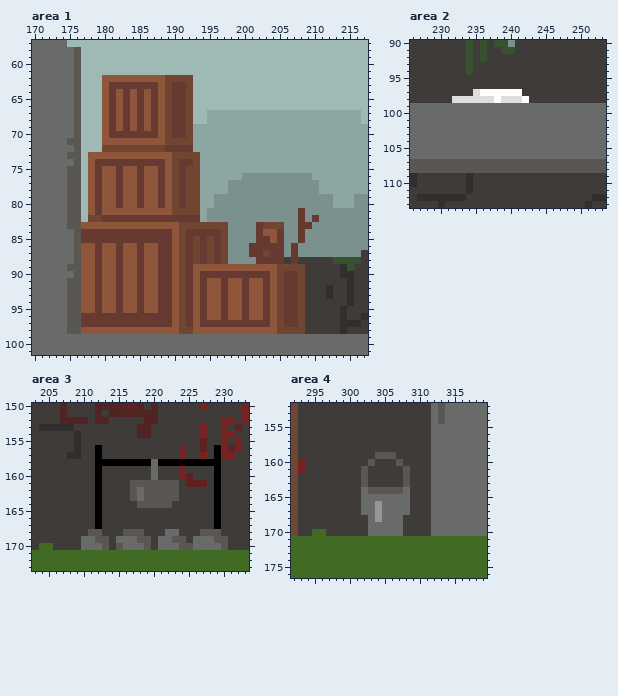
Two states of a pixel-art file, art/building.aseprite. This is how it looked before the edit.
320x200 pixels, 1 frame. Colours within 5 levels of each other are drawn and written as one. Shown: area 1: x 170..217, y 57..101; area 2: x 226..253, y 90..113; area 3: x 203..233, y 150..173; area 4: x 292..319, y 152..176. The commit also changed other parts of the picture, which this record leaves out.
New version:
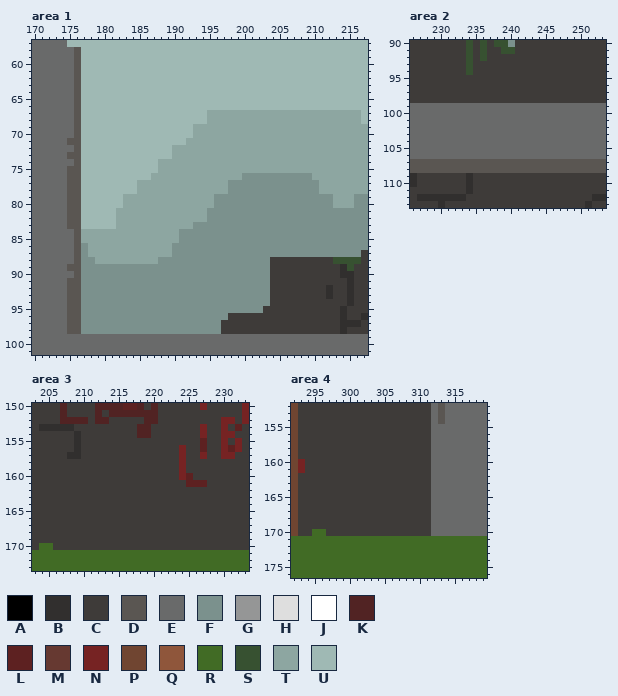
Palette (. is transparent): A #000000  B #312f2e  C #3e3b39  D #5a5652  E #696a6a  F #7b918d  G #959696  H #dedede  J #ffffff  K #512323  L #5d2121  M #663931  N #762323  P #704531  Q #8f563b  R #416b25  S #375131  T #8da6a1  U #9fb9b4
The edit:
layer "building/boxes" now hidden
layer "fireplace" now hidden
layer "objects/ripped cloth" now hidden
layer "objects/wood" now hidden
layer "objects/bucket" now hidden
Area 1:
y 62: x 180..192 QQQQQQQQQPPPP -> UUUUUUUUUUUUU
y 63: x 180..192 QMMMMMMMQPMMP -> UUUUUUUUUUUUU
y 64..69: x 180..192 QMQMQMQMQPMMP -> UUUUUUUUUUUUU
y 70: x 180..192 QMMMMMMMQPMMP -> UUUUUUUUUUUUU
y 71: x 180..192 QQQQQQQQQPPPP -> UUUUUUUUUUUUT
y 72: x 180..192 PPPPPPPPPMMMM -> UUUUUUUUUUTTT
y 73: x 178..193 QQQQQQQQQQQQPPPP -> UUUUUUUUUUUUTTTT
y 74: x 178..193 QMMMMMMMMMMQPMMP -> UUUUUUUUUUTTTTTT
y 75: x 178..193 QMQQMQQMQQMQPMPP -> UUUUUUUUUUTTTTTT
y 76: x 178..193 QMQQMQQMQQMQPMPP -> UUUUUUUUUTTTTTTT
y 77..78: x 178..193 QMQQMQQMQQMQPMPP -> UUUUUUUTTTTTTTTT
y 79..80: x 178..193 QMQQMQQMQQMQPMPP -> UUUUUTTTTTTTTTTT
y 81: x 178..193 QMQQQQQQQQQQPPPP -> UUUUTTTTTTTTTTTT; x 208 M -> F
y 82: x 178..193 PPMMMMMMMMMMMMMM -> UUUUTTTTTTTTTTTT; x 208 M -> F; x 210 M -> F
y 83: x 177..197 QQQQQQQQQQQQQQPPPPPPP -> UUUUUTTTTTTTTTTTFFFFF; x 202..205 MPPP -> FFFF; x 208..209 MM -> FF
y 84: x 177..197 MMMMMMMMMMMMMQPMMMMMP -> TTTTTTTTTTTTTTFFFFFFF; x 202..205 MQQM -> FFFF; x 208 M -> F
y 85: x 177..197 MMMMMMMMMMMMMQPMPMPMP -> TTTTTTTTTTTTTTFFFFFFF; x 202..205 MMQM -> FFFF; x 208 M -> F
y 86: x 177..197 QQMQQMQQMQQMMQPMPMPMP -> FTTTTTTTTTTTTFFFFFFFF; x 201..205 MMMMM -> FFFFF; x 207 M -> F
y 87: x 177..197 QQMQQMQQMQQMMQPMPMPMP -> FTTTTTTTTTTTTFFFFFFFF; x 201..205 MMPMM -> FFFFF; x 207 M -> F
y 88: x 177..197 QQMQQMQQMQQMMQPMPMPMP -> FFTTTTTTTTTFFFFFFFFFF; x 202..205 MMMM -> FFCC; x 207 M -> C
y 89: x 177..208 QQMQQMQQMQQMMQPMQQQQQQQQQQQQPPPP -> FFFFFFFFFFFFFFFFFFFFFFFFFFFCCCCC
y 90: x 177..208 QQMQQMQQMQQMMQPMQMMMMMMMMMMQPMMP -> FFFFFFFFFFFFFFFFFFFFFFFFFFFCCCCC
y 91..94: x 177..208 QQMQQMQQMQQMMQPMQMQQMQQMQQMQPMMP -> FFFFFFFFFFFFFFFFFFFFFFFFFFFCCCCC
y 95: x 177..208 QQMQQMQQMQQMMQPMQMQQMQQMQQMQPMMP -> FFFFFFFFFFFFFFFFFFFFFFFFFFCCCCCC
y 96: x 177..208 MMMMMMMMMMMMMQPMQMQQMQQMQQMQPMMP -> FFFFFFFFFFFFFFFFFFFFFCCCCCCCCCCC
y 97: x 177..208 MMMMMMMMMMMMMQPMQMMMMMMMMMMQPMMP -> FFFFFFFFFFFFFFFFFFFFCCCCCCCCCCCC
y 98: x 177..208 QQQQQQQQQQQQQQPPQQQQQQQQQQQQPPPP -> FFFFFFFFFFFFFFFFFFFFCCCCCCCCCCCC
Area 2:
y 97: x 235..241 HJJJJJJ -> CCCCCCC
y 98: x 232..242 HHHHHHJHHHJ -> CCCCCCCCCCC
Area 3:
y 156..157: x 212 A -> C; x 229 A -> C
y 158: x 212..229 AAAAAAAAEAAAAAAAAA -> CCCCCCCCCCCCNCCCCC
y 159..160: x 212 A -> C; x 220 E -> C; x 229 A -> C
y 161: x 212 A -> C; x 217..223 DDDDDDD -> CCCCCCC; x 229 A -> C
y 162..163: x 212 A -> C; x 217..223 DEDDDDD -> CCCCCCC; x 229 A -> C
y 164: x 212 A -> C; x 218..222 DDDDD -> CCCCC; x 229 A -> C
y 165..167: x 212 A -> C; x 229 A -> C
y 168: x 211..212 DD -> CC; x 216..218 DDD -> CCC; x 222..223 EE -> CC; x 227..229 DDD -> CCC
y 169: x 210..213 EEDD -> CCCC; x 215..219 EEEDD -> CCCCC; x 221..224 EEDD -> CCCC; x 226..230 EEEDD -> CCCCC
y 170: x 210..213 EEED -> CCCC; x 215..219 DEEED -> CCCCC; x 221..230 EEEDDEEEED -> CCCCCCCCCC
Area 4:
y 159: x 304..306 DDD -> CCC
y 160: x 303 D -> C; x 307 D -> C
y 161..163: x 302 D -> C; x 308 D -> C
y 164: x 302..308 EDDDDDE -> CCCCCCC
y 165: x 302..308 EEEEEEE -> CCCCCCC
y 166..167: x 302..308 EEGEEEE -> CCCCCCC
y 168: x 303..307 EGEEE -> CCCCC
y 169..170: x 303..307 EEEEE -> CCCCC
